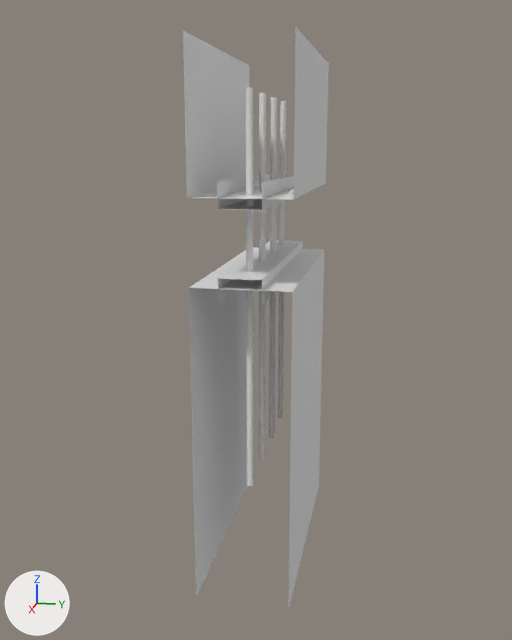
A saved change to the FBX model MajikShowdown/Assets/FBX/Map/Factory/FactoryWalls/FabricRectangularWindow.fbx.
Camera for both pictures: a 50 mm camera at (16.27, 1.65, 8.27) aimed at (2.58, -1.09, 4.85). The axes (+X, +Y, +Z) are drawn at lower left. The lights are the same throughout. The older version comes first. Where no turn or scale is listed for an object, it has been applied to the vertices.

In view in the first picture: 'FabricRectangularWindow'.
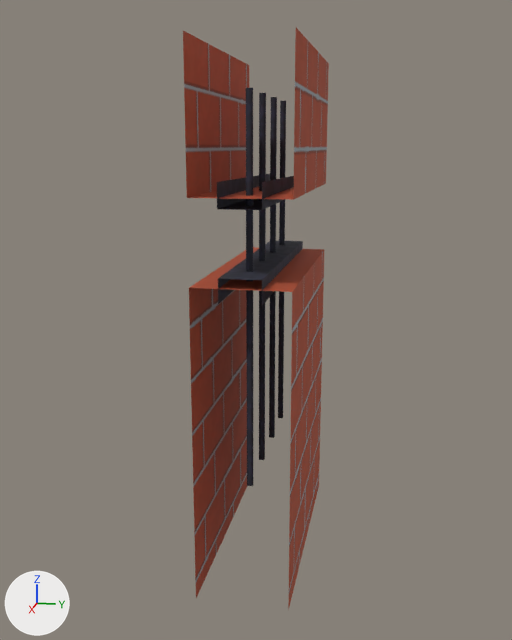
The newer file is also turned or shifted as a whole; pictures and numbers use the older file's frame.

What differs and where, as boxes (x1, y1, x2, y2) in the pictures (512 x 640 px):
part 1 of me_fabricrectangularwindow, recoloured (white to brown)
    both: (183, 28, 329, 610)
part 2 of me_fabricrectangularwindow, recoloured (white to black)
    both: (246, 88, 286, 486)

The edits, one by one:
Picture 'WallsA.png' (img_wallsa_png) is new.
Material 'FactoryWallsMat' (mat_factorywallsmat) is new.
Its texture is img_wallsa_png.
Its roughness is 0.815.
me_fabricrectangularwindow has 64 vertices, 28 faces and spans x 0.0..5.0, y -1.76..0.0, z 0.0..10.0.
me_fabricrectangularwindow is used by ob_fabricrectangularwindow; location (0.0, 0.0, 0.0).
me_fabricrectangularwindow part 1: all 12 faces that had it switch from mat_fabricrectangularwindowmat (white #e7e7e7) to mat_factorywallsmat (picture img_wallsa_png).
me_fabricrectangularwindow part 2: all 16 faces that had it switch from mat_fabricenormouswindowmat (white #e7e7e7) to mat_factorywallsmat (picture img_wallsa_png).
